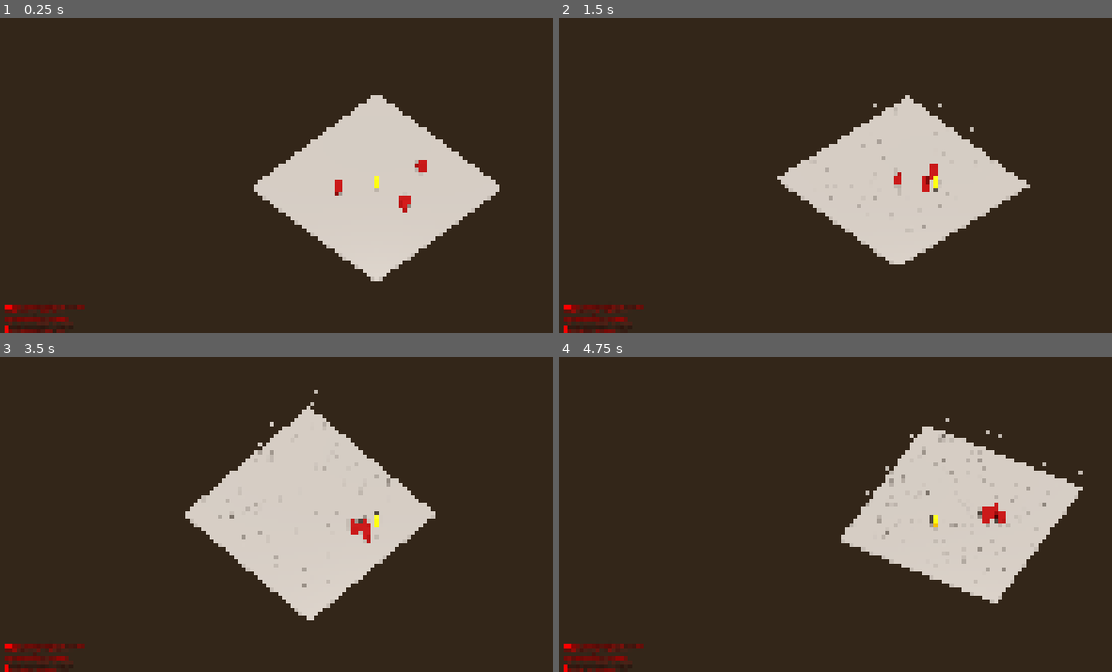
Above: before the commit, frames 1-4 (two rows, left to right).
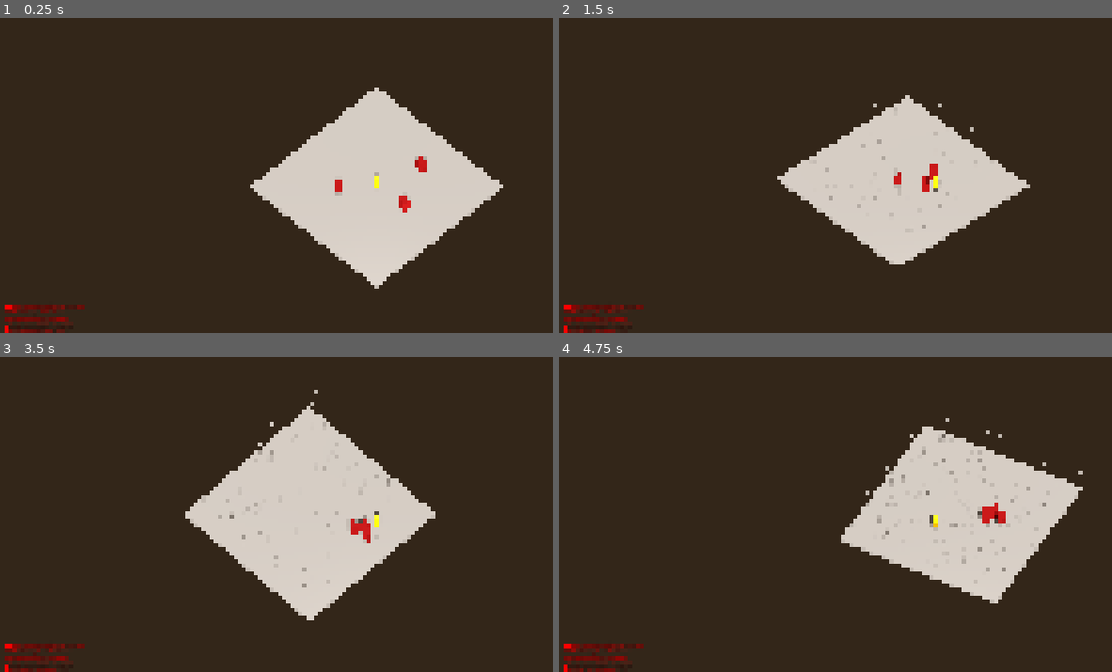
Above: after the commit, the same moments.

Repository: Noquela/sands-of-duat
Game: Godot game, scene res://scenes/TestScene.tscn
Two runs of this game, one before a commit and one after it. Both use one fixed random seed, a clock stepped at 60 frames per second and the inputs below.
Inputs (mouse positions are in pixels of both pictures, inside the frame that each line leads up to):
- Up to frame 1 (0.25 s): no input
- Up to frame 2 (1.5 s): tap Enter (ui_accept) at 0.5, 0.77 s; move the mouse to (1100, 159) at 0.52 s; hold D (move_right) 0.53-1.28 s; hold Right mouse button (ability_1) 0.53-1.28 s; move the mouse to (785, 191) at 1.27 s; hold S (move_down) from 1.28 s (still down); tap Q (ability_2) at 1.35 s
- Up to frame 3 (3.5 s): tap Enter (ui_accept) at 1.52, 3.02 s; move the mouse to (453, 445) at 2.02 s; release S (move_down) at 2.03 s; hold D (move_right) 2.03-2.78 s; hold E (ability_3) 2.03-2.78 s; move the mouse to (337, 577) at 2.77 s; hold W (move_up) from 2.78 s (still down); click (337, 577) at 2.85 s
- Up to frame 4 (4.75 s): move the mouse to (outside the picture) at 3.52 s; release W (move_up) at 3.53 s; hold A (move_left) from 3.53 s (still down); tap Space (dash) at 3.6 s; tap Enter (ui_accept) at 3.77, 4.52 s; move the mouse to (708, 467) at 4.27 s; right-click (708, 467) at 4.35 s

The runs differ from the first frame. In frame 1, 0.9% of the frame differs, in the area x 45-91%, y 22-86%; in frame 2, less than 0.1%; in frame 3, less than 0.1%; in frame 4, less than 0.1%.

Commit message:
Fix: Camera transform conflict when launching from project.godot
Fixed issue where camera position was being recalculated on every launch,
causing inconsistent behavior when opening project directly from Godot editor.

Changes:
- Modified setup_isometric_projection() to respect existing scene transforms
- Added height check to preserve camera position set in TestScene.tscn
- Camera now uses scene transform when properly configured (Height: 12.0)
- Prevents position override when camera is already correctly positioned

This ensures consistent camera behavior whether launching from:
- Godot editor directly (F5/F6)
- MCP integration
- Scene play button

Camera movement controls (WASD) now work consistently across all launch methods.

🤖 Generated with [Claude Code](https://claude.ai/code)

Co-Authored-By: Claude <noreply@anthropic.com>

Diff:
--- a/scripts/camera/IsometricCamera.gd
+++ b/scripts/camera/IsometricCamera.gd
@@ -41,7 +41,16 @@
 	# Set orthogonal projection
 	projection = PROJECTION_ORTHOGONAL
 
-	# Calculate position based on angle and distance
+	# Check if camera already has a proper isometric transform (from scene)
+	var current_pos = global_position
+	var expected_height = CAMERA_DISTANCE * sin(deg_to_rad(CAMERA_ANGLE)) + CAMERA_HEIGHT_OFFSET
+
+	# Se a câmera já está numa altura apropriada (configurada na cena), não mover
+	if abs(current_pos.y - expected_height) < 2.0:
+		print("📐 Isometric projection using scene transform - Height: ", current_pos.y)
+		return
+
+	# Calculate position based on angle and distance (only if not set in scene)
 	var angle_rad = deg_to_rad(CAMERA_ANGLE)
 	var x_pos = CAMERA_DISTANCE * cos(angle_rad) * cos(angle_rad)
 	var y_pos = CAMERA_DISTANCE * sin(angle_rad) + CAMERA_HEIGHT_OFFSET
